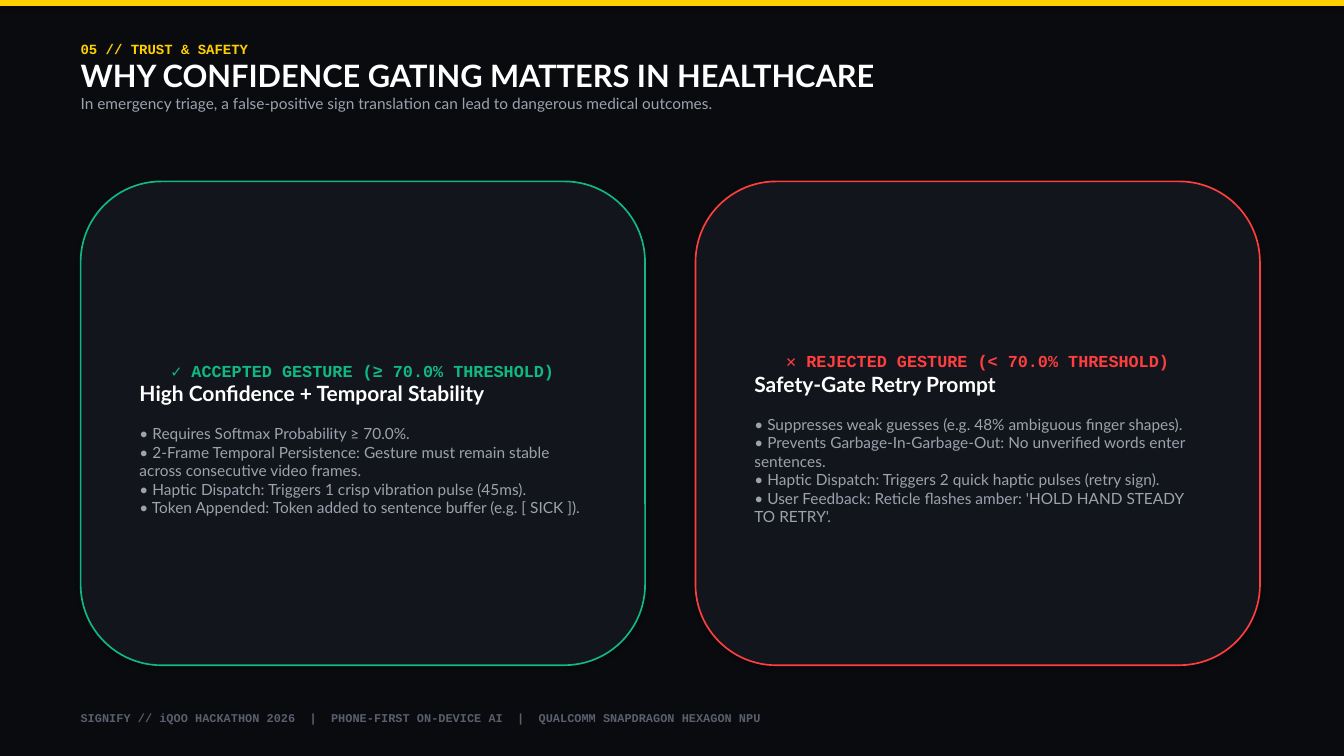
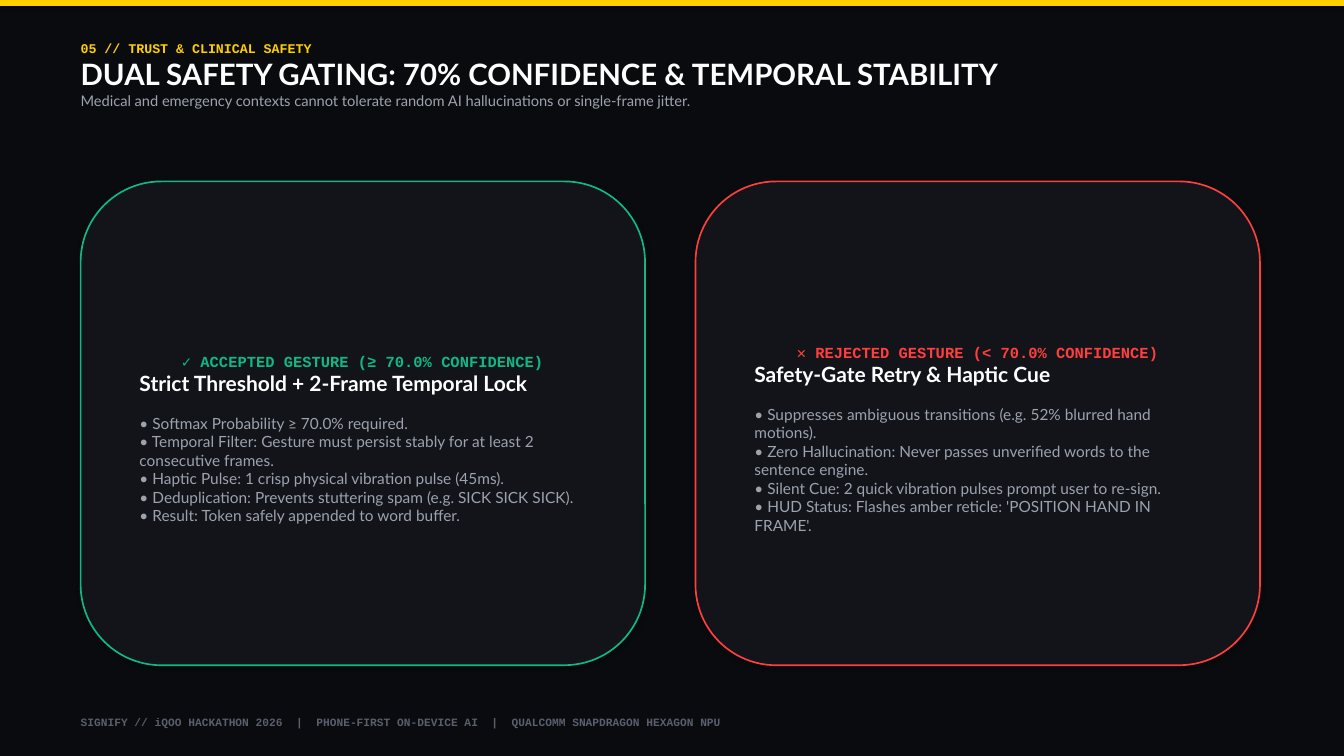
Before and after one commit to WHENKEY2007/signifyprototype, a slide deck: slide 6 of Signify_iQOO_Hackathon_2026_Final.pptx. Drawn at 1344x756 pixels with LibreOffice and Linux fonts; fonts in the diff are those of the drawing. Boxes give left, top, right and bottom in pixels: in the first picture for what was removed or moved away, otherwise in the second. Text is boxed around its words. In the diff, an @@ line names an element or a change of style, - is before the commit and + after.

Commit message:
docs: regenerate 14-slide visual iQOO hackathon deck with embedded screenshots and low text

```diff
--- a/Signify_iQOO_Hackathon_2026_Final.pptx
+++ b/Signify_iQOO_Hackathon_2026_Final.pptx
@@ text at [81,44,998,109]: text changed; size 11 to 10.5 pt @@
-05 // TRUST & SAFETY
-WHY CONFIDENCE GATING MATTERS IN HEALTHCARE
-In emergency triage, a false-positive sign translation can lead to dangerous medical outcomes.
+05 // TRUST & CLINICAL SAFETY
+DUAL SAFETY GATING: 70% CONFIDENCE & TEMPORAL STABILITY
+Medical and emergency contexts cannot tolerate random AI hallucinations or single-frame jitter.
@@ rounded rectangle "✓ ACCEPTED GESTURE (≥ 70.0% ..." at [81,181,645,665]: fill #13151C to #12141A @@
@@ rounded rectangle "✕ REJECTED GESTURE (< 70.0% ..." at [696,181,1260,665]: fill #13151C to #12141A @@
@@ text in rounded rectangle at [139,356,573,524]: text changed @@
-✓ ACCEPTED GESTURE (≥ 70.0% THRESHOLD)
-High Confidence + Temporal Stability
-• Requires Softmax Probability ≥ 70.0%.
-• 2-Frame Temporal Persistence: Gesture must remain stable across consecutive video frames.
-• Haptic Dispatch: Triggers 1 crisp vibration pulse (45ms).
-• Token Appended: Token added to sentence buffer (e.g. [ SICK ]).
+✓ ACCEPTED GESTURE (≥ 70.0% CONFIDENCE)
+Strict Threshold + 2-Frame Temporal Lock
+• Softmax Probability ≥ 70.0% required.
+• Temporal Filter: Gesture must persist stably for at least 2 consecutive frames.
+• Haptic Pulse: 1 crisp physical vibration pulse (45ms).
+• Deduplication: Prevents stuttering spam (e.g. SICK SICK SICK).
+• Result: Token safely appended to word buffer.
@@ text in rounded rectangle at [754,347,1161,531]: text changed @@
-✕ REJECTED GESTURE (< 70.0% THRESHOLD)
-Safety-Gate Retry Prompt
-• Suppresses weak guesses (e.g. 48% ambiguous finger shapes).
-• Prevents Garbage-In-Garbage-Out: No unverified words enter sentences.
-• Haptic Dispatch: Triggers 2 quick haptic pulses (retry sign).
-• User Feedback: Reticle flashes amber: 'HOLD HAND STEADY TO RETRY'.
+✕ REJECTED GESTURE (< 70.0% CONFIDENCE)
+Safety-Gate Retry & Haptic Cue
+• Suppresses ambiguous transitions (e.g. 52% blurred hand motions).
+• Zero Hallucination: Never passes unverified words to the sentence engine.
+• Silent Cue: 2 quick vibration pulses prompt user to re-sign.
+• HUD Status: Flashes amber reticle: 'POSITION HAND IN FRAME'.
@@ text "SIGNIFY // iQOO HACKATHON 2026 ..." at [81,719,720,728]: size 8.5 to 8 pt @@
```
Also in this commit, not shown: 9 other slides changed, 4 slides added, 4 slides removed, 1 other file.
